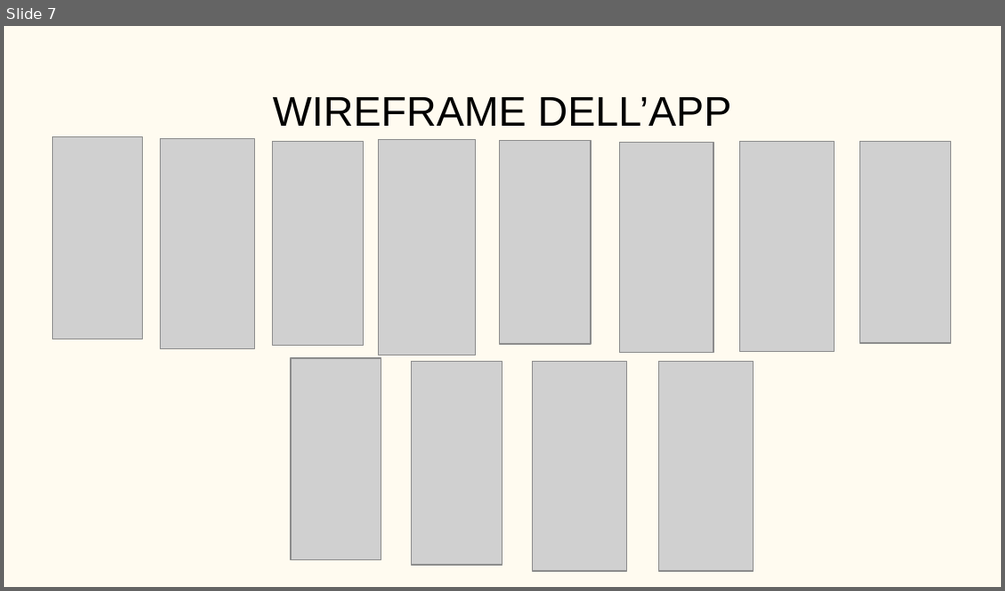
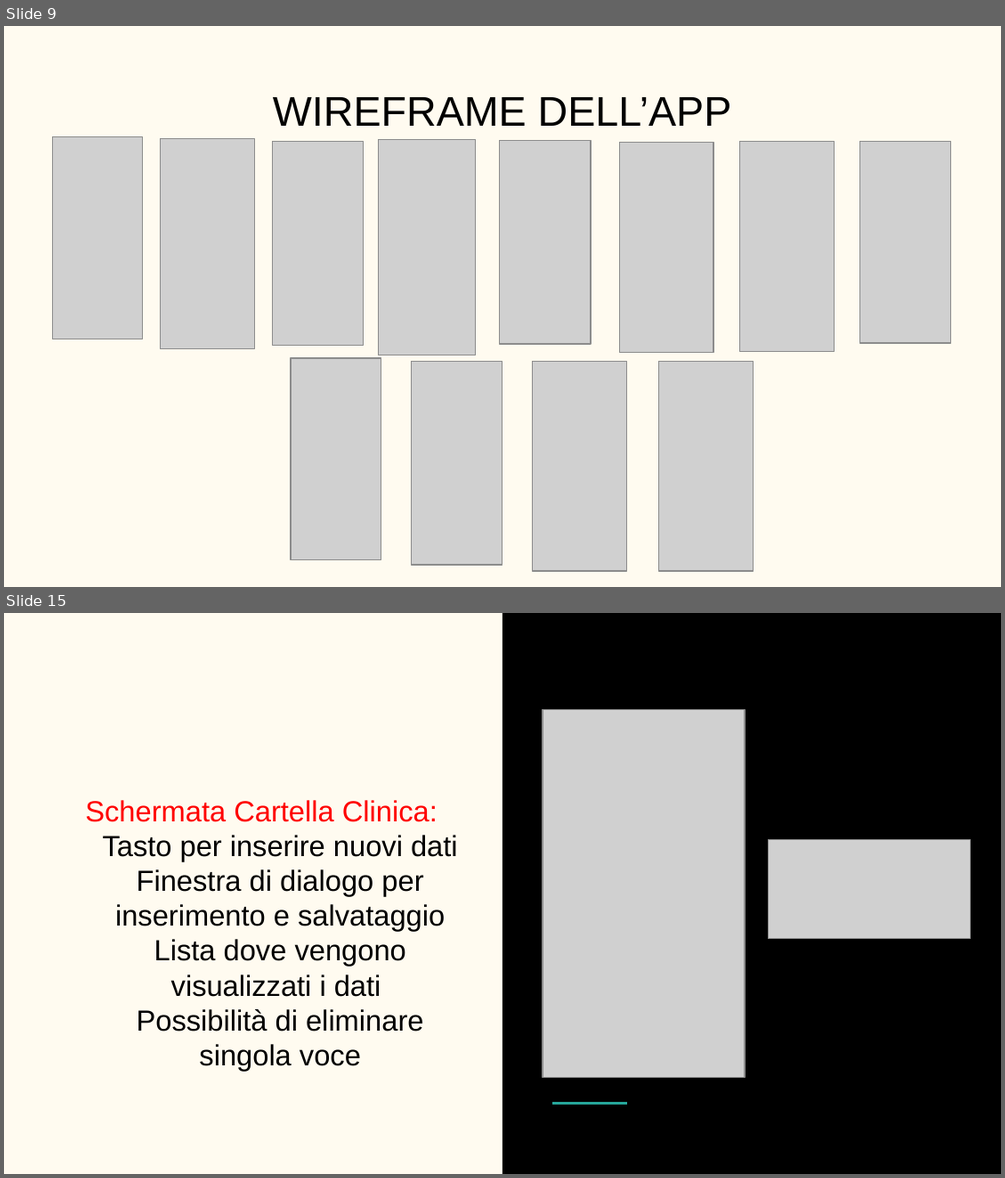
Before and after one commit to Tommiconlai/AppPet, a slide deck: Documenti/Relazione Finale/PP relazione.pptx. Shown one above the other, each under a label of ours: slide 7 before the commit, slides 9 and 15 after it; the slides between them are not shown. The pictures are 1005x591 and 1005x1178 pixels, drawn with LibreOffice and Linux fonts; fonts in the diff are those of the drawing; grey boxes stand for pictures. Boxes give left, top, right and bottom in pixels: in the first picture for what was removed or moved away, otherwise in the second. Text is boxed around its words. In the diff, an @@ line names an element or a change of style, - is before the commit and + after.

```diff
--- a/Documenti/Relazione Finale/PP relazione.pptx
+++ b/Documenti/Relazione Finale/PP relazione.pptx
@@ slide 15 added at (x1=4, y1=613, x2=1001, y2=1174), background #FFFBF0 @@
@@ rectangle added at (x1=502, y1=613, x2=1001, y2=1173), fill #000000 @@
@@ picture added at (x1=542, y1=710, x2=744, y2=1078) @@
@@ subtitle added at (x1=85, y1=800, x2=458, y2=1070), 21 pt, text #000000 @@
+Schermata Cartella Clinica:
+– Tasto per inserire nuovi dati
+– Finestra di dialogo per inserimento e salvataggio
+– Lista dove vengono visualizzati i dati
+– Possibilità di eliminare singola voce
@@ picture added at (x1=768, y1=839, x2=970, y2=938) @@
@@ line added from (552, 1103) to (627, 1103), #26A69A 1.5 pt @@
@@ what was slide 7 is now slide 9 @@
```
Also in this commit, not shown: 2 slides changed, 9 other slides added.
